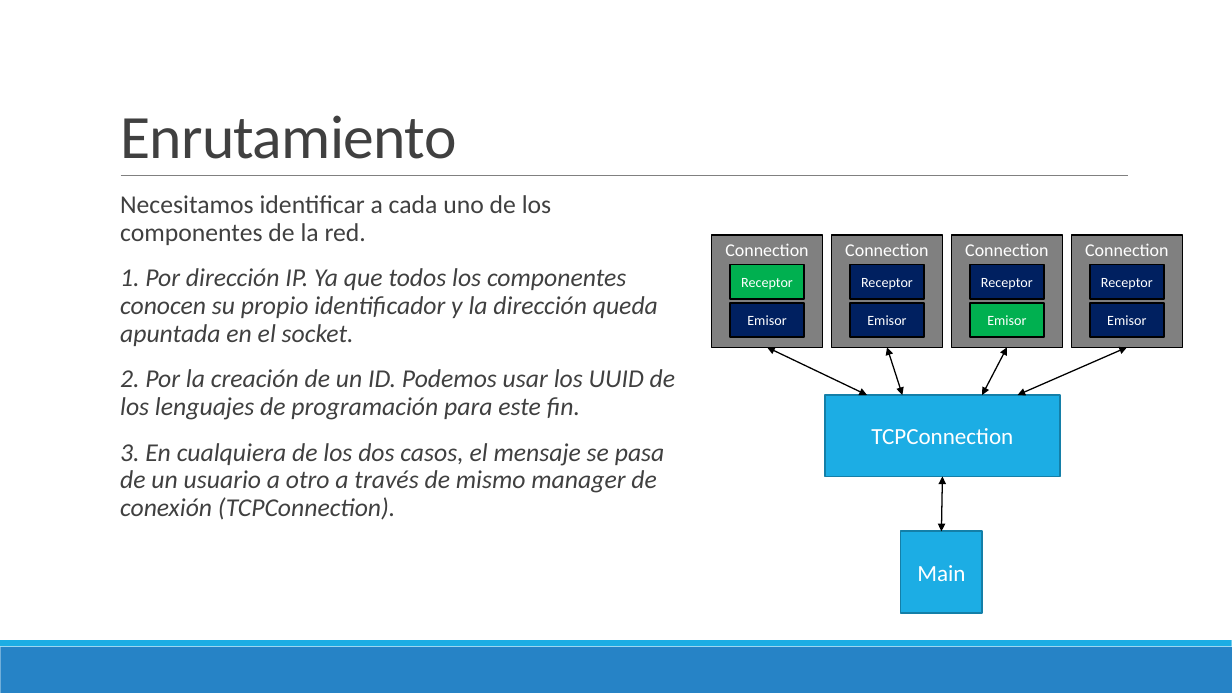
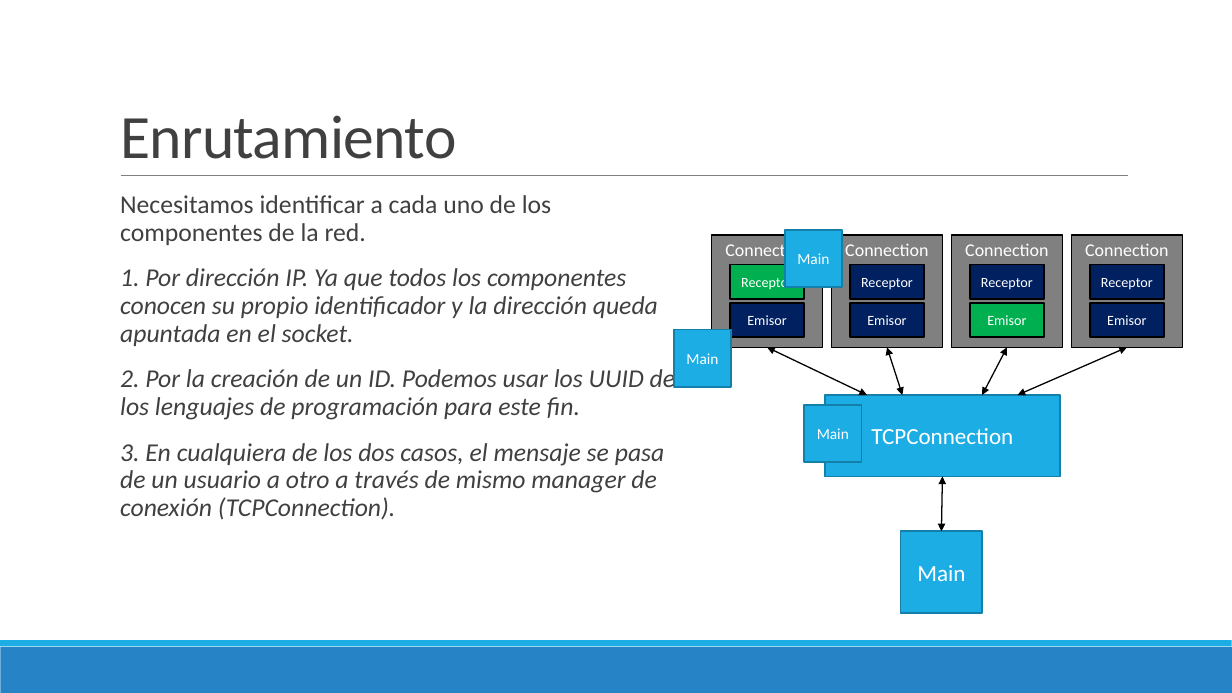
Before and after one commit to Domiciano/ProgramRed192, a slide deck: slide 8 of Clase6/Presentación.pptx. Drawn at 1232x693 pixels with LibreOffice and Linux fonts; fonts in the diff are those of the drawing. Boxes give left, top, right and bottom in pixels: in the first picture for what was removed or moved away, otherwise in the second. Text is boxed around its words. In the diff, an @@ line names an element or a change of style, - is before the commit and + after.

```diff
--- a/Clase6/Presentación.pptx
+++ b/Clase6/Presentación.pptx
@@ rectangle added at (785,230,842,287), fill #1CADE4, outline #1580A9 1.25 pt, 12 pt, text #FFFFFF @@
+Main
@@ rectangle added at (674,330,731,387), fill #1CADE4, outline #1580A9 1.25 pt, 12 pt, text #FFFFFF @@
+Main
@@ rectangle added at (804,405,861,462), fill #1CADE4, outline #1580A9 1.25 pt, 12 pt, text #FFFFFF @@
+Main
```
Also in this commit, not shown: 6 other files.
